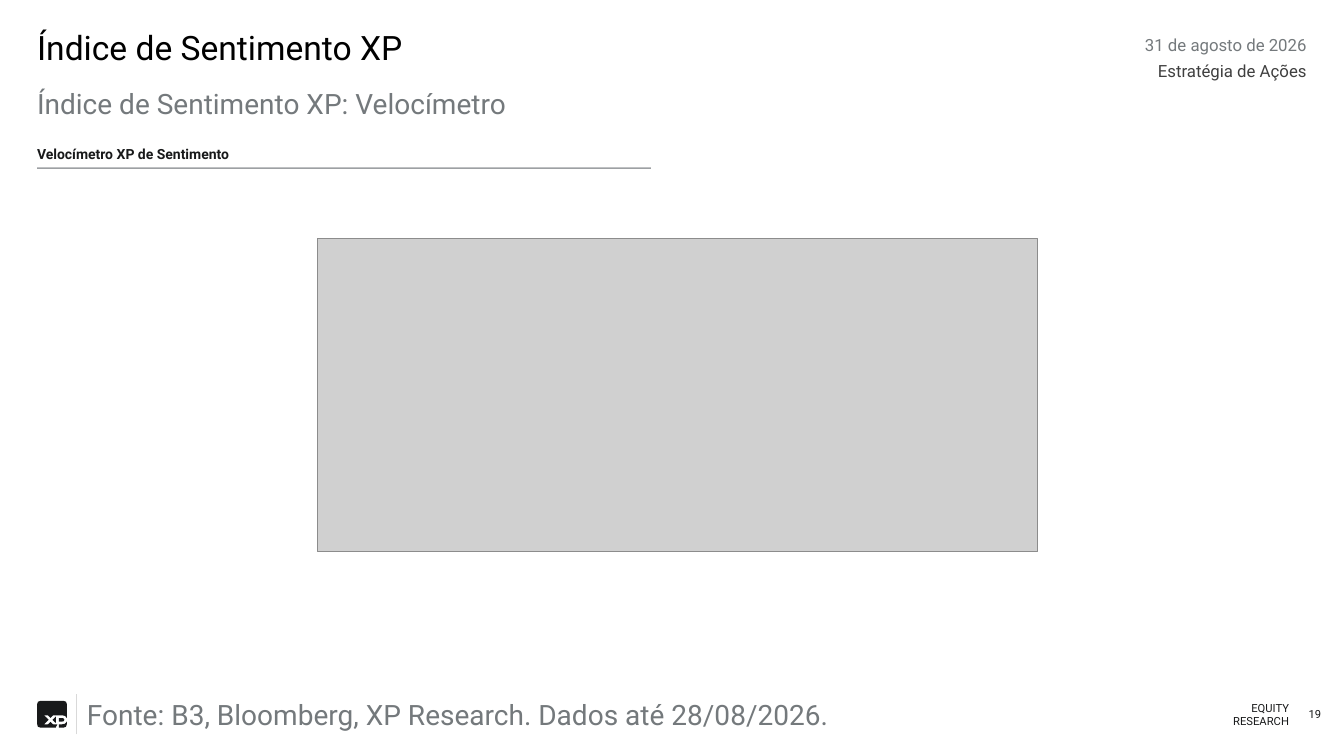
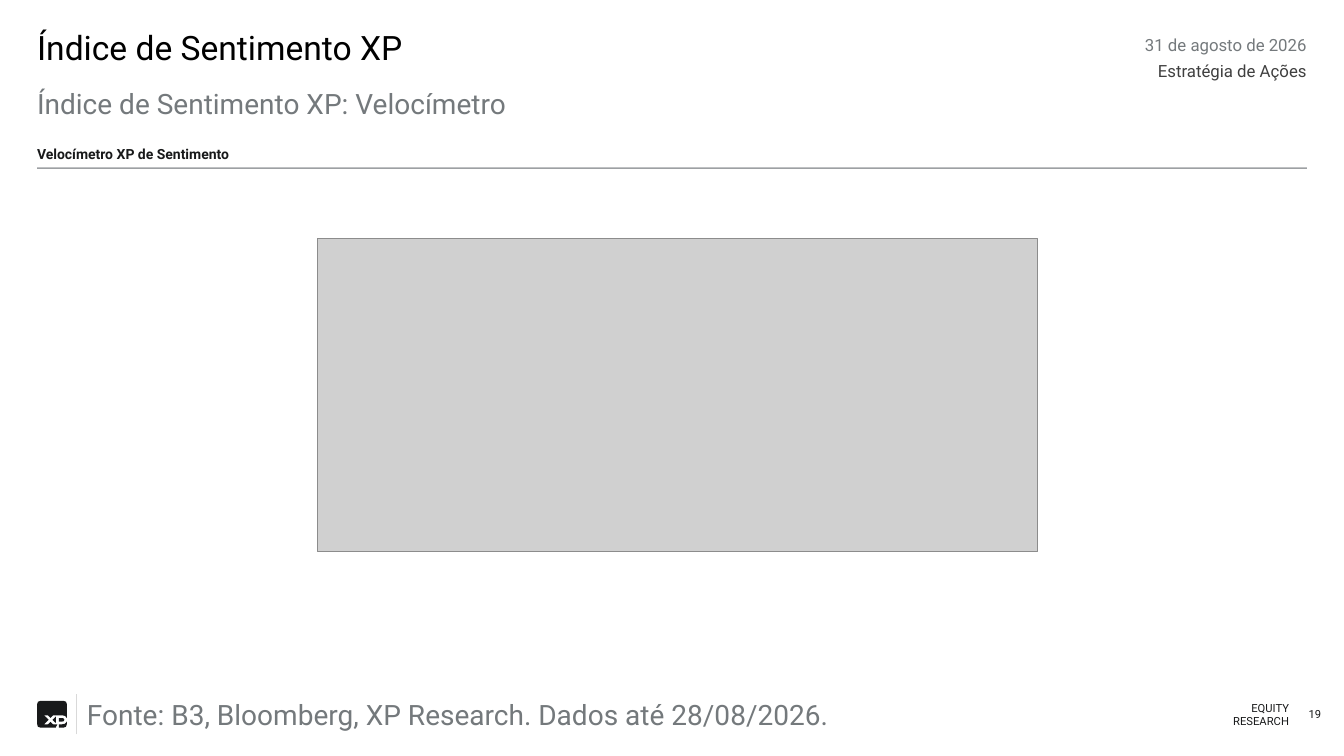
Before and after one commit to CaioLSouza/datasets, a slide deck: slide 19 of apresentacao_assessores_setembro_2026/XP Apresentação Assessores - Setembro 2026.pptx. Drawn at 1344x756 pixels with LibreOffice and Linux fonts; fonts in the diff are those of the drawing; grey boxes stand for pictures. Boxes give left, top, right and bottom in pixels: in the first picture for what was removed or moved away, otherwise in the second. Text is boxed around its words. In the diff, an @@ line names an element or a change of style, - is before the commit and + after.

```diff
--- a/apresentacao_assessores_setembro_2026/XP Apresentação Assessores - Setembro 2026.pptx
+++ b/apresentacao_assessores_setembro_2026/XP Apresentação Assessores - Setembro 2026.pptx
@@ text "Velocímetro XP de Sentimento": place and size @@
-text "Velocímetro XP de Sentimento" at [37,140,651,167]
+text "Velocímetro XP de Sentimento" at [37,136,1308,167]
```
Also in this commit, not shown: 2 other slides changed.
